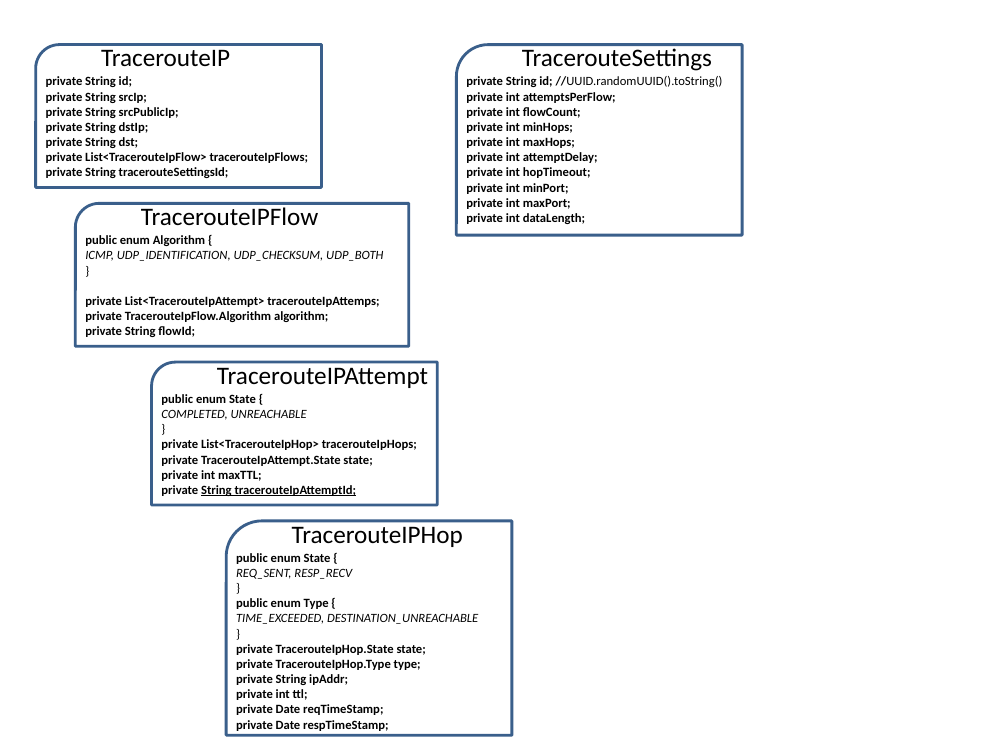
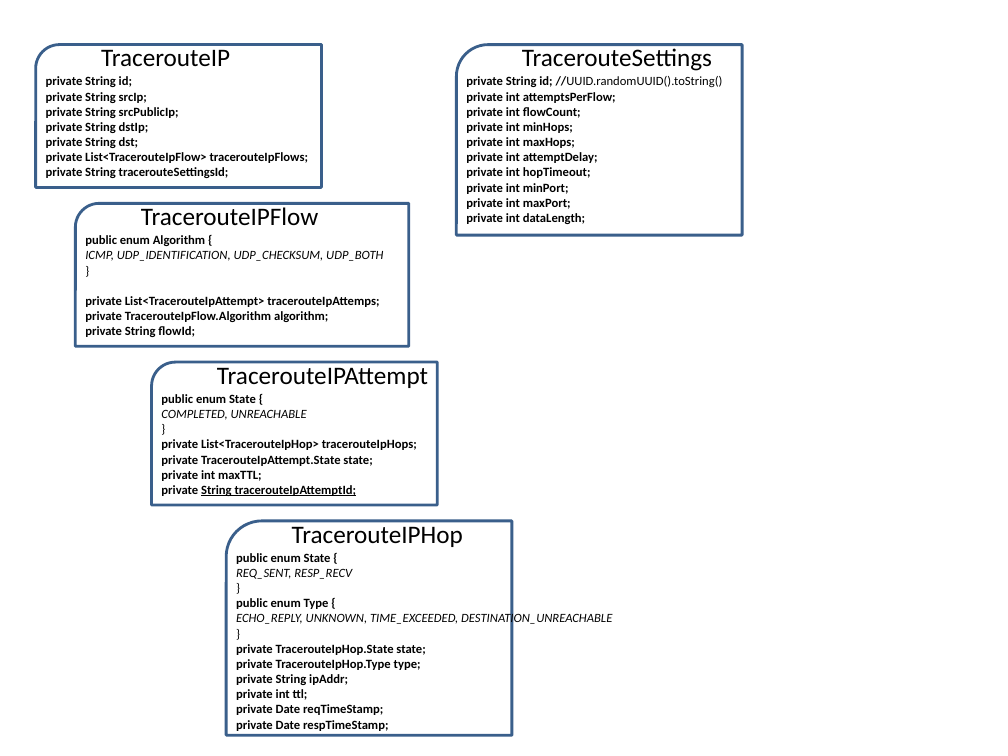
Before and after one commit to manuelpalacin/mercury2, a slide deck: slide 1 of UML-Classes.pptx. Drawn at 1008x756 pixels with LibreOffice and Linux fonts; fonts in the diff are those of the drawing. Boxes give left, top, right and bottom in pixels: in the first picture for what was removed or moved away, otherwise in the second. Text is boxed around its words. In the diff, an @@ line names an element or a change of style, - is before the commit and + after.

```diff
--- a/UML-Classes.pptx
+++ b/UML-Classes.pptx
@@ text at <box>236,612,612,626</box>: text changed @@
-TIME_EXCEEDED, DESTINATION_UNREACHABLE
+ECHO_REPLY, UNKNOWN, TIME_EXCEEDED, DESTINATION_UNREACHABLE
```
Also in this commit, not shown: 1 other slide changed, 13 other files.
